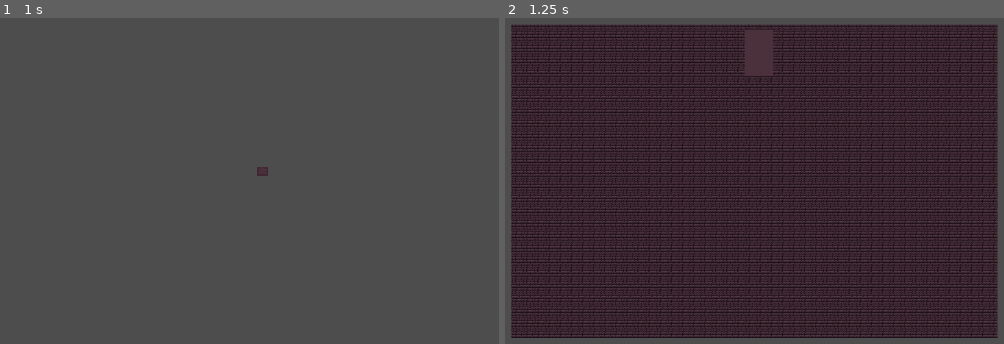
Above: before the commit, frames 1-2 (left to right).
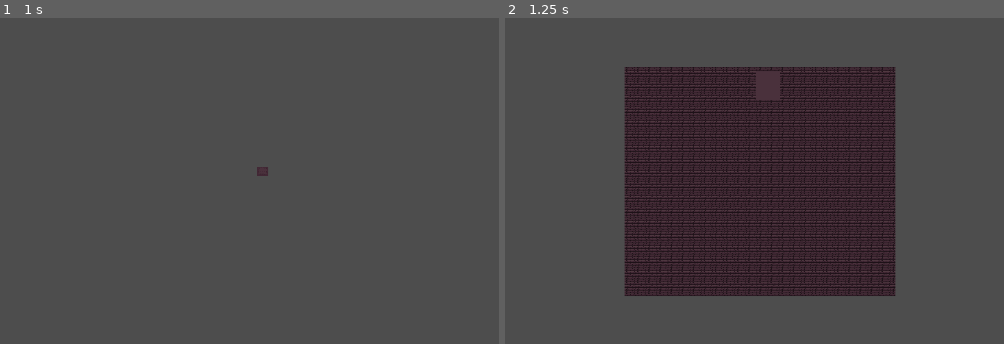
Above: after the commit, the same moments.

Repository: guywiththenose/DungeonGame
Game: Godot game, scene res://main.tscn
The game is run twice, just before and just after one commit, with the same random seed, the same clock (stepped at 60 frames per second) and the same inputs. This scene is started directly instead of the project's main scene.
Inputs (mouse positions are in pixels of both pictures, inside the frame that each line leads up to):
- Up to frame 1 (1 s): tap Enter at 0.5 s; move the mouse to (429, 145) at 0.52 s; hold D (right) from 0.53 s (still down); hold E (interact) from 0.53 s (still down)
- Up to frame 2 (1.25 s): keep holding D (right); keep holding E (interact)

Frame 1 is identical in both runs. In frame 2, 53% of the frame differs, in the area x 1-99%, y 2-99%.
Error in both runs: Attempt to call function 'add_child' in base 'null instance' on a null instance. (res://Main.gd:65)

Commit message:
v1.30
cbb

Diff:
--- a/Main.gd
+++ b/Main.gd
@@ -9,15 +9,15 @@
 @onready var main = get_node("/root/Main")
 
 @export var tile_size = 16
-@export var num_rooms = 50
-@export var min_size = 4
-@export var max_size = 13
-@export var hspread = 15
-@export var cull = 0.3
-@export var enemy_min = 2
-@export var enemy_max = 12
-@export var box_min = 0
-@export var box_max = 2
+@export var num_rooms = randi_range(10,60)
+@export var min_size = randi_range(2,10)
+@export var max_size = randi_range(5,20)
+@export var hspread = randi_range(0,20)
+@export var cull = randi_range(0.1,0.6)
+@export var enemy_min = randf_range(1,5)
+@export var enemy_max = randi_range(5,10)
+@export var box_min = randi_range(1,2)
+@export var box_max = randi_range(2,5)
 
 
 var path
--- a/Throwing_Knife.tscn
+++ b/Throwing_Knife.tscn
@@ -4,7 +4,7 @@
 [ext_resource type="Texture2D" uid="uid://b7heuajffuu8s" path="res://New Piskel (2).png" id="1_t02mk"]
 
 [sub_resource type="CircleShape2D" id="CircleShape2D_ob644"]
-radius = 9.0
+radius = 5.0
 
 [sub_resource type="CanvasItemMaterial" id="CanvasItemMaterial_v6lti"]
 light_mode = 2
--- a/finish_portal.gd
+++ b/finish_portal.gd
@@ -12,7 +12,7 @@
 
 func _input(event):
 	if event.is_action_pressed("interact") and interactable == true:
-		get_tree().change_scene_to_file("res://Menu.tscn")
+		get_tree().change_scene_to_file("res://Tilemap/main.tscn")
 
 func _on_body_exited(body: Node2D) -> void:
 	label.hide()
